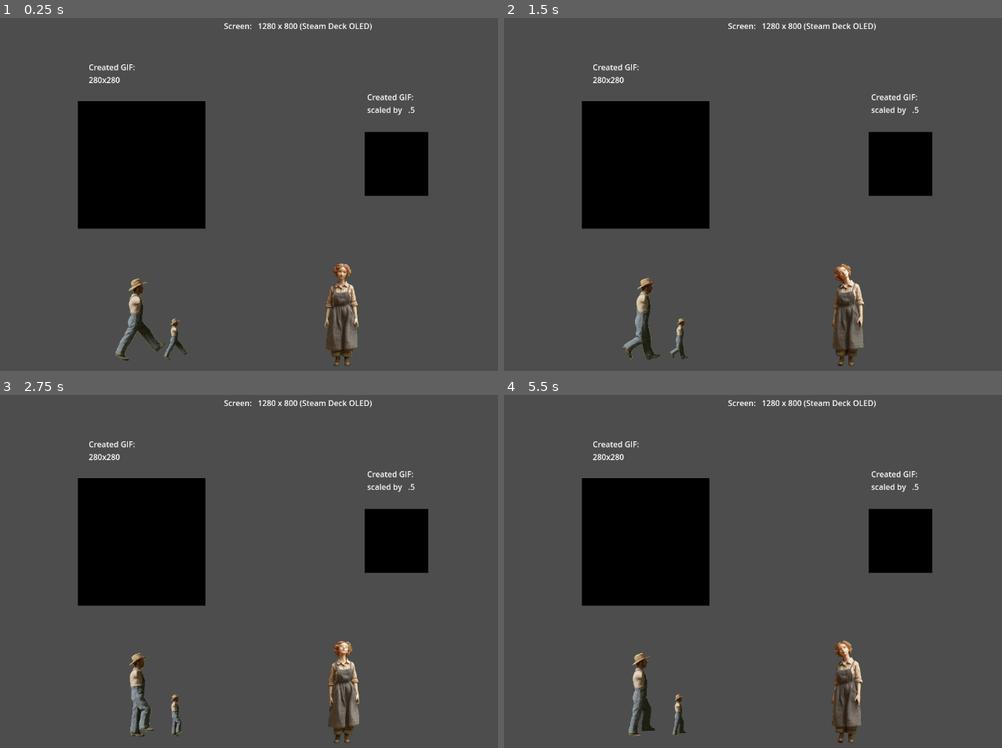
Above: before the commit, frames 1-4 (two rows, left to right).
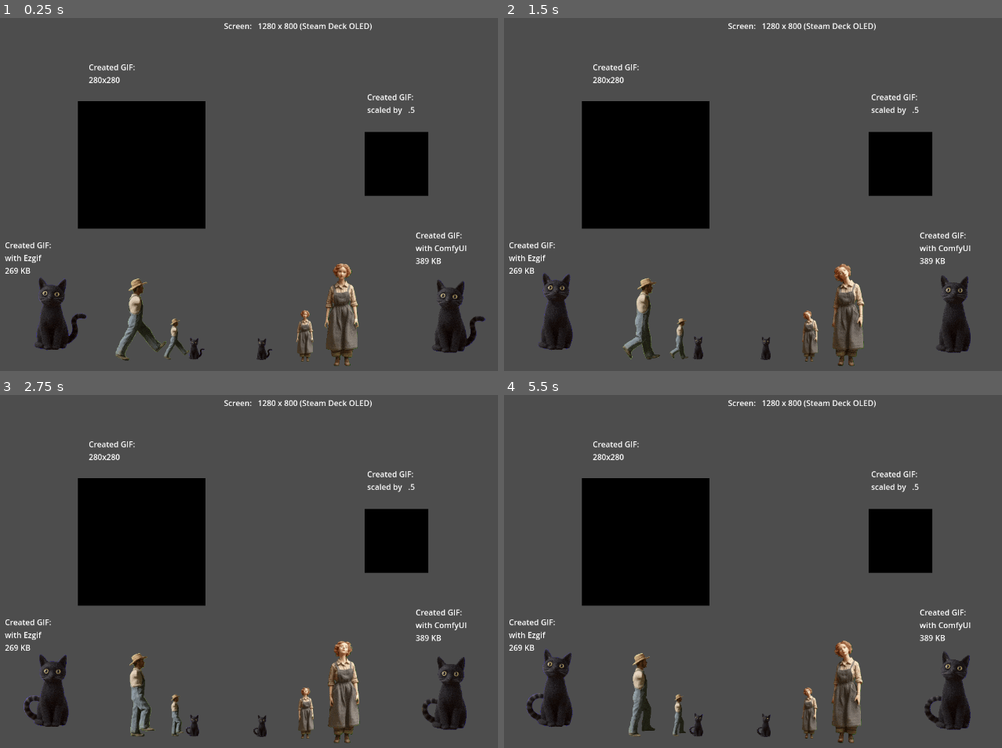
Above: after the commit, the same moments.

Repository: LouisZCode/AIAnimationTests
Game: Godot game, scene res://scenes/main.tscn
Two runs of this game, one before a commit and one after it. Both use one fixed random seed, a clock stepped at 60 frames per second and the inputs below.
Inputs:
- Up to frame 1 (0.25 s): no input
- Up to frame 2 (1.5 s): no input
- Up to frame 3 (2.75 s): no input
- Up to frame 4 (5.5 s): no input

The runs differ from the first frame. In frame 1, 3.0% of the frame differs, in the area x 0-98%, y 60-98%; in frame 2, 2.8%; in frame 3, 3.0%; in frame 4, 3.1%, in the area x 0-94%, y 60-98%.

Commit message:
feature: add of Wife and Cat test animations

Diff:
--- a/scenes/main.tscn
+++ b/scenes/main.tscn
@@ -1,8 +1,10 @@
-[gd_scene load_steps=191 format=3 uid="uid://dhufei5vhjdo"]
+[gd_scene load_steps=299 format=3 uid="uid://dhufei5vhjdo"]
 
 [ext_resource type="Texture2D" uid="uid://b01idc6dgowew" path="res://assets/spritesheet_horizontal.png" id="1_o5qli"]
 [ext_resource type="Texture2D" uid="uid://pynby32ogwk" path="res://assets/Farmer_Walking_256x256.png" id="2_0wfyh"]
 [ext_resource type="Texture2D" uid="uid://cixpwof8r6d2s" path="res://assets/wife_idle_spritesheets.png" id="3_sugp2"]
+[ext_resource type="Texture2D" uid="uid://dw5c3trry33id" path="res://assets/cat_sprite_Ezgif.png" id="4_jyhfs"]
+[ext_resource type="Texture2D" uid="uid://boxil1uadrvee" path="res://assets/cat_sprite_COMFY.png" id="5_tbgi4"]
 
 [sub_resource type="AtlasTexture" id="AtlasTexture_0wfyh"]
 atlas = ExtResource("1_o5qli")
@@ -1310,6 +1312,750 @@
 }, {
 "duration": 1.0,
 "texture": SubResource("AtlasTexture_og54j")
+}],
+"loop": true,
+"name": &"default",
+"speed": 12.0
+}]
+
+[sub_resource type="AtlasTexture" id="AtlasTexture_404go"]
+atlas = ExtResource("4_jyhfs")
+region = Rect2(0, 0, 256, 254)
+
+[sub_resource type="AtlasTexture" id="AtlasTexture_54fa5"]
+atlas = ExtResource("4_jyhfs")
+region = Rect2(256, 0, 256, 254)
+
+[sub_resource type="AtlasTexture" id="AtlasTexture_m2f0f"]
+atlas = ExtResource("4_jyhfs")
+region = Rect2(512, 0, 256, 254)
+
+[sub_resource type="AtlasTexture" id="AtlasTexture_41mld"]
+atlas = ExtResource("4_jyhfs")
+region = Rect2(768, 0, 256, 254)
+
+[sub_resource type="AtlasTexture" id="AtlasTexture_j842w"]
+atlas = ExtResource("4_jyhfs")
+region = Rect2(1024, 0, 256, 254)
+
+[sub_resource type="AtlasTexture" id="AtlasTexture_m5a64"]
+atlas = ExtResource("4_jyhfs")
+region = Rect2(0, 254, 256, 254)
+
+[sub_resource type="AtlasTexture" id="AtlasTexture_avkep"]
+atlas = ExtResource("4_jyhfs")
+region = Rect2(256, 254, 256, 254)
+
+[sub_resource type="AtlasTexture" id="AtlasTexture_sxhm0"]
+atlas = ExtResource("4_jyhfs")
+region = Rect2(512, 254, 256, 254)
+
+[sub_resource type="AtlasTexture" id="AtlasTexture_cx1dt"]
+atlas = ExtResource("4_jyhfs")
+region = Rect2(768, 254, 256, 254)
+
+[sub_resource type="AtlasTexture" id="AtlasTexture_y5dkp"]
+atlas = ExtResource("4_jyhfs")
+region = Rect2(1024, 254, 256, 254)
+
+[sub_resource type="AtlasTexture" id="AtlasTexture_skhuf"]
+atlas = ExtResource("4_jyhfs")
+region = Rect2(0, 508, 256, 254)
+
+[sub_resource type="AtlasTexture" id="AtlasTexture_gq2if"]
+atlas = ExtResource("4_jyhfs")
+region = Rect2(256, 508, 256, 254)
+
+[sub_resource type="AtlasTexture" id="AtlasTexture_lwxg6"]
+atlas = ExtResource("4_jyhfs")
+region = Rect2(512, 508, 256, 254)
+
+[sub_resource type="AtlasTexture" id="AtlasTexture_2b86i"]
+atlas = ExtResource("4_jyhfs")
+region = Rect2(768, 508, 256, 254)
+
+[sub_resource type="AtlasTexture" id="AtlasTexture_hkub5"]
+atlas = ExtResource("4_jyhfs")
+region = Rect2(1024, 508, 256, 254)
+
+[sub_resource type="AtlasTexture" id="AtlasTexture_b6g1r"]
+atlas = ExtResource("4_jyhfs")
+region = Rect2(0, 762, 256, 254)
+
+[sub_resource type="AtlasTexture" id="AtlasTexture_hyoe7"]
+atlas = ExtResource("4_jyhfs")
+region = Rect2(256, 762, 256, 254)
+
+[sub_resource type="AtlasTexture" id="AtlasTexture_b7yds"]
+atlas = ExtResource("4_jyhfs")
+region = Rect2(512, 762, 256, 254)
+
+[sub_resource type="AtlasTexture" id="AtlasTexture_mnra2"]
+atlas = ExtResource("4_jyhfs")
+region = Rect2(768, 762, 256, 254)
+
+[sub_resource type="AtlasTexture" id="AtlasTexture_jjh0s"]
+atlas = ExtResource("4_jyhfs")
+region = Rect2(1024, 762, 256, 254)
+
+[sub_resource type="AtlasTexture" id="AtlasTexture_34ffc"]
+atlas = ExtResource("4_jyhfs")
+region = Rect2(0, 1016, 256, 254)
+
+[sub_resource type="AtlasTexture" id="AtlasTexture_5eoch"]
+atlas = ExtResource("4_jyhfs")
+region = Rect2(256, 1016, 256, 254)
+
+[sub_resource type="AtlasTexture" id="AtlasTexture_dl2iq"]
+atlas = ExtResource("4_jyhfs")
+region = Rect2(512, 1016, 256, 254)
+
+[sub_resource type="AtlasTexture" id="AtlasTexture_1nfnm"]
+atlas = ExtResource("4_jyhfs")
+region = Rect2(768, 1016, 256, 254)
+
+[sub_resource type="AtlasTexture" id="AtlasTexture_mm77e"]
+atlas = ExtResource("4_jyhfs")
+region = Rect2(1024, 1016, 256, 254)
+
+[sub_resource type="AtlasTexture" id="AtlasTexture_2yqmv"]
+atlas = ExtResource("4_jyhfs")
+region = Rect2(0, 1270, 256, 254)
+
+[sub_resource type="AtlasTexture" id="AtlasTexture_7x15c"]
+atlas = ExtResource("4_jyhfs")
+region = Rect2(256, 1270, 256, 254)
+
+[sub_resource type="AtlasTexture" id="AtlasTexture_888ul"]
+atlas = ExtResource("4_jyhfs")
+region = Rect2(512, 1270, 256, 254)
+
+[sub_resource type="AtlasTexture" id="AtlasTexture_46lrq"]
+atlas = ExtResource("4_jyhfs")
+region = Rect2(768, 1270, 256, 254)
+
+[sub_resource type="AtlasTexture" id="AtlasTexture_v41q3"]
+atlas = ExtResource("4_jyhfs")
+region = Rect2(1024, 1270, 256, 254)
+
+[sub_resource type="AtlasTexture" id="AtlasTexture_tfpxa"]
+atlas = ExtResource("4_jyhfs")
+region = Rect2(0, 1524, 256, 254)
+
+[sub_resource type="AtlasTexture" id="AtlasTexture_svame"]
+atlas = ExtResource("4_jyhfs")
+region = Rect2(256, 1524, 256, 254)
+
+[sub_resource type="AtlasTexture" id="AtlasTexture_wfuae"]
+atlas = ExtResource("4_jyhfs")
+region = Rect2(512, 1524, 256, 254)
+
+[sub_resource type="AtlasTexture" id="AtlasTexture_0bdy2"]
+atlas = ExtResource("4_jyhfs")
+region = Rect2(768, 1524, 256, 254)
+
+[sub_resource type="AtlasTexture" id="AtlasTexture_jppe7"]
+atlas = ExtResource("4_jyhfs")
+region = Rect2(1024, 1524, 256, 254)
+
+[sub_resource type="AtlasTexture" id="AtlasTexture_3lxtv"]
+atlas = ExtResource("4_jyhfs")
+region = Rect2(0, 1778, 256, 254)
+
+[sub_resource type="AtlasTexture" id="AtlasTexture_blcq7"]
+atlas = ExtResource("4_jyhfs")
+region = Rect2(256, 1778, 256, 254)
+
+[sub_resource type="AtlasTexture" id="AtlasTexture_mpoam"]
+atlas = ExtResource("4_jyhfs")
+region = Rect2(512, 1778, 256, 254)
+
+[sub_resource type="AtlasTexture" id="AtlasTexture_uhwqu"]
+atlas = ExtResource("4_jyhfs")
+region = Rect2(768, 1778, 256, 254)
+
+[sub_resource type="AtlasTexture" id="AtlasTexture_fqh02"]
+atlas = ExtResource("4_jyhfs")
+region = Rect2(1024, 1778, 256, 254)
+
+[sub_resource type="AtlasTexture" id="AtlasTexture_3myto"]
+atlas = ExtResource("4_jyhfs")
+region = Rect2(0, 2032, 256, 254)
+
+[sub_resource type="AtlasTexture" id="AtlasTexture_210f5"]
+atlas = ExtResource("4_jyhfs")
+region = Rect2(256, 2032, 256, 254)
+
+[sub_resource type="AtlasTexture" id="AtlasTexture_dysyi"]
+atlas = ExtResource("4_jyhfs")
+region = Rect2(512, 2032, 256, 254)
+
+[sub_resource type="AtlasTexture" id="AtlasTexture_8eaj3"]
+atlas = ExtResource("4_jyhfs")
+region = Rect2(768, 2032, 256, 254)
+
+[sub_resource type="AtlasTexture" id="AtlasTexture_lxrvm"]
+atlas = ExtResource("4_jyhfs")
+region = Rect2(1024, 2032, 256, 254)
+
+[sub_resource type="AtlasTexture" id="AtlasTexture_isevc"]
+atlas = ExtResource("4_jyhfs")
+region = Rect2(0, 2286, 256, 254)
+
+[sub_resource type="AtlasTexture" id="AtlasTexture_br3j2"]
+atlas = ExtResource("4_jyhfs")
+region = Rect2(256, 2286, 256, 254)
+
+[sub_resource type="AtlasTexture" id="AtlasTexture_8am62"]
+atlas = ExtResource("4_jyhfs")
+region = Rect2(512, 2286, 256, 254)
+
+[sub_resource type="AtlasTexture" id="AtlasTexture_f6wdi"]
+atlas = ExtResource("4_jyhfs")
+region = Rect2(768, 2286, 256, 254)
+
+[sub_resource type="AtlasTexture" id="AtlasTexture_ktd2c"]
+atlas = ExtResource("4_jyhfs")
+region = Rect2(1024, 2286, 256, 254)
+
+[sub_resource type="AtlasTexture" id="AtlasTexture_7ds85"]
+atlas = ExtResource("4_jyhfs")
+region = Rect2(0, 2540, 256, 254)
+
+[sub_resource type="AtlasTexture" id="AtlasTexture_afhs4"]
+atlas = ExtResource("4_jyhfs")
+region = Rect2(256, 2540, 256, 254)
+
+[sub_resource type="SpriteFrames" id="SpriteFrames_sm1xq"]
+animations = [{
+"frames": [{
+"duration": 1.0,
+"texture": SubResource("AtlasTexture_404go")
+}, {
+"duration": 1.0,
+"texture": SubResource("AtlasTexture_54fa5")
+}, {
+"duration": 1.0,
+"texture": SubResource("AtlasTexture_m2f0f")
+}, {
+"duration": 1.0,
+"texture": SubResource("AtlasTexture_41mld")
+}, {
+"duration": 1.0,
+"texture": SubResource("AtlasTexture_j842w")
+}, {
+"duration": 1.0,
+"texture": SubResource("AtlasTexture_m5a64")
+}, {
+"duration": 1.0,
+"texture": SubResource("AtlasTexture_avkep")
+}, {
+"duration": 1.0,
+"texture": SubResource("AtlasTexture_sxhm0")
+}, {
+"duration": 1.0,
+"texture": SubResource("AtlasTexture_cx1dt")
+}, {
+"duration": 1.0,
+"texture": SubResource("AtlasTexture_y5dkp")
+}, {
+"duration": 1.0,
+"texture": SubResource("AtlasTexture_skhuf")
+}, {
+"duration": 1.0,
+"texture": SubResource("AtlasTexture_gq2if")
+}, {
+"duration": 1.0,
+"texture": SubResource("AtlasTexture_lwxg6")
+}, {
+"duration": 1.0,
+"texture": SubResource("AtlasTexture_2b86i")
+}, {
+"duration": 1.0,
+"texture": SubResource("AtlasTexture_hkub5")
+}, {
+"duration": 1.0,
+"texture": SubResource("AtlasTexture_b6g1r")
+}, {
+"duration": 1.0,
+"texture": SubResource("AtlasTexture_hyoe7")
+}, {
+"duration": 1.0,
+"texture": SubResource("AtlasTexture_b7yds")
+}, {
+"duration": 1.0,
+"texture": SubResource("AtlasTexture_mnra2")
+}, {
+"duration": 1.0,
+"texture": SubResource("AtlasTexture_jjh0s")
+}, {
+"duration": 1.0,
+"texture": SubResource("AtlasTexture_34ffc")
+}, {
+"duration": 1.0,
+"texture": SubResource("AtlasTexture_5eoch")
+}, {
+"duration": 1.0,
+"texture": SubResource("AtlasTexture_dl2iq")
+}, {
+"duration": 1.0,
+"texture": SubResource("AtlasTexture_1nfnm")
+}, {
+"duration": 1.0,
+"texture": SubResource("AtlasTexture_mm77e")
+}, {
+"duration": 1.0,
+"texture": SubResource("AtlasTexture_2yqmv")
+}, {
+"duration": 1.0,
+"texture": SubResource("AtlasTexture_7x15c")
+}, {
+"duration": 1.0,
+"texture": SubResource("AtlasTexture_888ul")
+}, {
+"duration": 1.0,
+"texture": SubResource("AtlasTexture_46lrq")
+}, {
+"duration": 1.0,
+"texture": SubResource("AtlasTexture_v41q3")
+}, {
+"duration": 1.0,
+"texture": SubResource("AtlasTexture_tfpxa")
+}, {
+"duration": 1.0,
+"texture": SubResource("AtlasTexture_svame")
+}, {
+"duration": 1.0,
+"texture": SubResource("AtlasTexture_wfuae")
+}, {
+"duration": 1.0,
+"texture": SubResource("AtlasTexture_0bdy2")
+}, {
+"duration": 1.0,
+"texture": SubResource("AtlasTexture_jppe7")
+}, {
+"duration": 1.0,
+"texture": SubResource("AtlasTexture_3lxtv")
+}, {
+"duration": 1.0,
+"texture": SubResource("AtlasTexture_blcq7")
+}, {
+"duration": 1.0,
+"texture": SubResource("AtlasTexture_mpoam")
+}, {
+"duration": 1.0,
+"texture": SubResource("AtlasTexture_uhwqu")
+}, {
+"duration": 1.0,
+"texture": SubResource("AtlasTexture_fqh02")
+}, {
+"duration": 1.0,
+"texture": SubResource("AtlasTexture_3myto")
+}, {
+"duration": 1.0,
+"texture": SubResource("AtlasTexture_210f5")
+}, {
+"duration": 1.0,
+"texture": SubResource("AtlasTexture_dysyi")
+}, {
+"duration": 1.0,
+"texture": SubResource("AtlasTexture_8eaj3")
+}, {
+"duration": 1.0,
+"texture": SubResource("AtlasTexture_lxrvm")
+}, {
+"duration": 1.0,
+"texture": SubResource("AtlasTexture_isevc")
+}, {
+"duration": 1.0,
+"texture": SubResource("AtlasTexture_br3j2")
+}, {
+"duration": 1.0,
+"texture": SubResource("AtlasTexture_8am62")
+}, {
+"duration": 1.0,
+"texture": SubResource("AtlasTexture_f6wdi")
+}, {
+"duration": 1.0,
+"texture": SubResource("AtlasTexture_ktd2c")
+}, {
+"duration": 1.0,
+"texture": SubResource("AtlasTexture_7ds85")
+}, {
+"duration": 1.0,
+"texture": SubResource("AtlasTexture_afhs4")
+}],
+"loop": true,
+"name": &"default",
+"speed": 12.0
+}]
+
+[sub_resource type="AtlasTexture" id="AtlasTexture_sm1xq"]
+atlas = ExtResource("5_tbgi4")
+region = Rect2(0, 0, 256, 256)
+
+[sub_resource type="AtlasTexture" id="AtlasTexture_07rpa"]
+atlas = ExtResource("5_tbgi4")
+region = Rect2(256, 0, 256, 256)
+
+[sub_resource type="AtlasTexture" id="AtlasTexture_any81"]
+atlas = ExtResource("5_tbgi4")
+region = Rect2(512, 0, 256, 256)
+
+[sub_resource type="AtlasTexture" id="AtlasTexture_lrmhe"]
+atlas = ExtResource("5_tbgi4")
+region = Rect2(768, 0, 256, 256)
+
+[sub_resource type="AtlasTexture" id="AtlasTexture_560xf"]
+atlas = ExtResource("5_tbgi4")
+region = Rect2(1024, 0, 256, 256)
+
+[sub_resource type="AtlasTexture" id="AtlasTexture_55ysd"]
+atlas = ExtResource("5_tbgi4")
+region = Rect2(0, 256, 256, 256)
+
+[sub_resource type="AtlasTexture" id="AtlasTexture_iu153"]
+atlas = ExtResource("5_tbgi4")
+region = Rect2(256, 256, 256, 256)
+
+[sub_resource type="AtlasTexture" id="AtlasTexture_ha2sn"]
+atlas = ExtResource("5_tbgi4")
+region = Rect2(512, 256, 256, 256)
+
+[sub_resource type="AtlasTexture" id="AtlasTexture_lqu4k"]
+atlas = ExtResource("5_tbgi4")
+region = Rect2(768, 256, 256, 256)
+
+[sub_resource type="AtlasTexture" id="AtlasTexture_3etyj"]
+atlas = ExtResource("5_tbgi4")
+region = Rect2(1024, 256, 256, 256)
+
+[sub_resource type="AtlasTexture" id="AtlasTexture_tx27h"]
+atlas = ExtResource("5_tbgi4")
+region = Rect2(0, 512, 256, 256)
+
+[sub_resource type="AtlasTexture" id="AtlasTexture_5wtio"]
+atlas = ExtResource("5_tbgi4")
+region = Rect2(256, 512, 256, 256)
+
+[sub_resource type="AtlasTexture" id="AtlasTexture_da4gd"]
+atlas = ExtResource("5_tbgi4")
+region = Rect2(512, 512, 256, 256)
+
+[sub_resource type="AtlasTexture" id="AtlasTexture_161pj"]
+atlas = ExtResource("5_tbgi4")
+region = Rect2(768, 512, 256, 256)
+
+[sub_resource type="AtlasTexture" id="AtlasTexture_qb0w6"]
+atlas = ExtResource("5_tbgi4")
+region = Rect2(1024, 512, 256, 256)
+
+[sub_resource type="AtlasTexture" id="AtlasTexture_8jvms"]
+atlas = ExtResource("5_tbgi4")
+region = Rect2(0, 768, 256, 256)
+
+[sub_resource type="AtlasTexture" id="AtlasTexture_0n0fd"]
+atlas = ExtResource("5_tbgi4")
+region = Rect2(256, 768, 256, 256)
+
+[sub_resource type="AtlasTexture" id="AtlasTexture_dqs37"]
+atlas = ExtResource("5_tbgi4")
+region = Rect2(512, 768, 256, 256)
+
+[sub_resource type="AtlasTexture" id="AtlasTexture_ufjt2"]
+atlas = ExtResource("5_tbgi4")
+region = Rect2(768, 768, 256, 256)
+
+[sub_resource type="AtlasTexture" id="AtlasTexture_bljxb"]
+atlas = ExtResource("5_tbgi4")
+region = Rect2(1024, 768, 256, 256)
+
+[sub_resource type="AtlasTexture" id="AtlasTexture_3lvpp"]
+atlas = ExtResource("5_tbgi4")
+region = Rect2(0, 1024, 256, 256)
+
+[sub_resource type="AtlasTexture" id="AtlasTexture_x1tj8"]
+atlas = ExtResource("5_tbgi4")
+region = Rect2(256, 1024, 256, 256)
+
+[sub_resource type="AtlasTexture" id="AtlasTexture_6k82l"]
+atlas = ExtResource("5_tbgi4")
+region = Rect2(512, 1024, 256, 256)
+
+[sub_resource type="AtlasTexture" id="AtlasTexture_s00ya"]
+atlas = ExtResource("5_tbgi4")
+region = Rect2(768, 1024, 256, 256)
+
+[sub_resource type="AtlasTexture" id="AtlasTexture_4edil"]
+atlas = ExtResource("5_tbgi4")
+region = Rect2(1024, 1024, 256, 256)
+
+[sub_resource type="AtlasTexture" id="AtlasTexture_ye8wj"]
+atlas = ExtResource("5_tbgi4")
+region = Rect2(0, 1280, 256, 256)
+
+[sub_resource type="AtlasTexture" id="AtlasTexture_nif2r"]
+atlas = ExtResource("5_tbgi4")
+region = Rect2(256, 1280, 256, 256)
+
+[sub_resource type="AtlasTexture" id="AtlasTexture_r841w"]
+atlas = ExtResource("5_tbgi4")
+region = Rect2(512, 1280, 256, 256)
+
+[sub_resource type="AtlasTexture" id="AtlasTexture_ltqj1"]
+atlas = ExtResource("5_tbgi4")
+region = Rect2(768, 1280, 256, 256)
+
+[sub_resource type="AtlasTexture" id="AtlasTexture_hmkid"]
+atlas = ExtResource("5_tbgi4")
+region = Rect2(1024, 1280, 256, 256)
+
+[sub_resource type="AtlasTexture" id="AtlasTexture_g0f8r"]
+atlas = ExtResource("5_tbgi4")
+region = Rect2(0, 1536, 256, 256)
+
+[sub_resource type="AtlasTexture" id="AtlasTexture_t0576"]
+atlas = ExtResource("5_tbgi4")
+region = Rect2(256, 1536, 256, 256)
+
+[sub_resource type="AtlasTexture" id="AtlasTexture_x4qew"]
+atlas = ExtResource("5_tbgi4")
+region = Rect2(512, 1536, 256, 256)
+
+[sub_resource type="AtlasTexture" id="AtlasTexture_w84py"]
+atlas = ExtResource("5_tbgi4")
+region = Rect2(768, 1536, 256, 256)
+
+[sub_resource type="AtlasTexture" id="AtlasTexture_elvmg"]
+atlas = ExtResource("5_tbgi4")
+region = Rect2(1024, 1536, 256, 256)
+
+[sub_resource type="AtlasTexture" id="AtlasTexture_v8ptf"]
+atlas = ExtResource("5_tbgi4")
+region = Rect2(0, 1792, 256, 256)
+
+[sub_resource type="AtlasTexture" id="AtlasTexture_anp4f"]
+atlas = ExtResource("5_tbgi4")
+region = Rect2(256, 1792, 256, 256)
+
+[sub_resource type="AtlasTexture" id="AtlasTexture_cwv0j"]
+atlas = ExtResource("5_tbgi4")
+region = Rect2(512, 1792, 256, 256)
+
+[sub_resource type="AtlasTexture" id="AtlasTexture_5ygg2"]
+atlas = ExtResource("5_tbgi4")
+region = Rect2(768, 1792, 256, 256)
+
+[sub_resource type="AtlasTexture" id="AtlasTexture_gf1sy"]
+atlas = ExtResource("5_tbgi4")
+region = Rect2(1024, 1792, 256, 256)
+
+[sub_resource type="AtlasTexture" id="AtlasTexture_kt7y1"]
+atlas = ExtResource("5_tbgi4")
+region = Rect2(0, 2048, 256, 256)
+
+[sub_resource type="AtlasTexture" id="AtlasTexture_t4fsa"]
+atlas = ExtResource("5_tbgi4")
+region = Rect2(256, 2048, 256, 256)
+
+[sub_resource type="AtlasTexture" id="AtlasTexture_8tuyj"]
+atlas = ExtResource("5_tbgi4")
+region = Rect2(512, 2048, 256, 256)
+
+[sub_resource type="AtlasTexture" id="AtlasTexture_vmyse"]
+atlas = ExtResource("5_tbgi4")
+region = Rect2(768, 2048, 256, 256)
+
+[sub_resource type="AtlasTexture" id="AtlasTexture_kud0q"]
+atlas = ExtResource("5_tbgi4")
+region = Rect2(1024, 2048, 256, 256)
+
+[sub_resource type="AtlasTexture" id="AtlasTexture_woca1"]
+atlas = ExtResource("5_tbgi4")
+region = Rect2(0, 2304, 256, 256)
+
+[sub_resource type="AtlasTexture" id="AtlasTexture_6wq8k"]
+atlas = ExtResource("5_tbgi4")
+region = Rect2(256, 2304, 256, 256)
+
+[sub_resource type="AtlasTexture" id="AtlasTexture_wf0rj"]
+atlas = ExtResource("5_tbgi4")
+region = Rect2(512, 2304, 256, 256)
+
+[sub_resource type="AtlasTexture" id="AtlasTexture_uftok"]
+atlas = ExtResource("5_tbgi4")
+region = Rect2(768, 2304, 256, 256)
+
+[sub_resource type="AtlasTexture" id="AtlasTexture_x6wca"]
+atlas = ExtResource("5_tbgi4")
+region = Rect2(1024, 2304, 256, 256)
+
+[sub_resource type="AtlasTexture" id="AtlasTexture_2q8ol"]
+atlas = ExtResource("5_tbgi4")
+region = Rect2(0, 2560, 256, 256)
+
+[sub_resource type="AtlasTexture" id="AtlasTexture_xawj3"]
+atlas = ExtResource("5_tbgi4")
+region = Rect2(256, 2560, 256, 256)
+
+[sub_resource type="SpriteFrames" id="SpriteFrames_xxs1f"]
+animations = [{
+"frames": [{
+"duration": 1.0,
+"texture": SubResource("AtlasTexture_sm1xq")
+}, {
+"duration": 1.0,
+"texture": SubResource("AtlasTexture_07rpa")
+}, {
+"duration": 1.0,
+"texture": SubResource("AtlasTexture_any81")
+}, {
+"duration": 1.0,
+"texture": SubResource("AtlasTexture_lrmhe")
+}, {
+"duration": 1.0,
+"texture": SubResource("AtlasTexture_560xf")
+}, {
+"duration": 1.0,
+"texture": SubResource("AtlasTexture_55ysd")
+}, {
+"duration": 1.0,
+"texture": SubResource("AtlasTexture_iu153")
+}, {
+"duration": 1.0,
+"texture": SubResource("AtlasTexture_ha2sn")
+}, {
+"duration": 1.0,
+"texture": SubResource("AtlasTexture_lqu4k")
+}, {
+"duration": 1.0,
+"texture": SubResource("AtlasTexture_3etyj")
+}, {
+"duration": 1.0,
+"texture": SubResource("AtlasTexture_tx27h")
+}, {
+"duration": 1.0,
+"texture": SubResource("AtlasTexture_5wtio")
+}, {
+"duration": 1.0,
+"texture": SubResource("AtlasTexture_da4gd")
+}, {
+"duration": 1.0,
+"texture": SubResource("AtlasTexture_161pj")
+}, {
+"duration": 1.0,
+"texture": SubResource("AtlasTexture_qb0w6")
+}, {
+"duration": 1.0,
+"texture": SubResource("AtlasTexture_8jvms")
+}, {
+"duration": 1.0,
+"texture": SubResource("AtlasTexture_0n0fd")
+}, {
+"duration": 1.0,
+"texture": SubResource("AtlasTexture_dqs37")
+}, {
+"duration": 1.0,
+"texture": SubResource("AtlasTexture_ufjt2")
+}, {
+"duration": 1.0,
+"texture": SubResource("AtlasTexture_bljxb")
+}, {
+"duration": 1.0,
+"texture": SubResource("AtlasTexture_3lvpp")
+}, {
+"duration": 1.0,
+"texture": SubResource("AtlasTexture_x1tj8")
+}, {
+"duration": 1.0,
+"texture": SubResource("AtlasTexture_6k82l")
+}, {
+"duration": 1.0,
+"texture": SubResource("AtlasTexture_s00ya")
+}, {
+"duration": 1.0,
+"texture": SubResource("AtlasTexture_4edil")
+}, {
+"duration": 1.0,
+"texture": SubResource("AtlasTexture_ye8wj")
+}, {
+"duration": 1.0,
+"texture": SubResource("AtlasTexture_nif2r")
+}, {
+"duration": 1.0,
+"texture": SubResource("AtlasTexture_r841w")
+}, {
+"duration": 1.0,
+"texture": SubResource("AtlasTexture_ltqj1")
+}, {
+"duration": 1.0,
+"texture": SubResource("AtlasTexture_hmkid")
+}, {
+"duration": 1.0,
+"texture": SubResource("AtlasTexture_g0f8r")
+}, {
+"duration": 1.0,
+"texture": SubResource("AtlasTexture_t0576")
+}, {
+"duration": 1.0,
+"texture": SubResource("AtlasTexture_x4qew")
+}, {
+"duration": 1.0,
+"texture": SubResource("AtlasTexture_w84py")
+}, {
+"duration": 1.0,
+"texture": SubResource("AtlasTexture_elvmg")
+}, {
+"duration": 1.0,
+"texture": SubResource("AtlasTexture_v8ptf")
+}, {
+"duration": 1.0,
+"texture": SubResource("AtlasTexture_anp4f")
+}, {
+"duration": 1.0,
+"texture": SubResource("AtlasTexture_cwv0j")
+}, {
+"duration": 1.0,
+"texture": SubResource("AtlasTexture_5ygg2")
+}, {
+"duration": 1.0,
+"texture": SubResource("AtlasTexture_gf1sy")
+}, {
+"duration": 1.0,
+"texture": SubResource("AtlasTexture_kt7y1")
+}, {
+"duration": 1.0,
+"texture": SubResource("AtlasTexture_t4fsa")
+}, {
+"duration": 1.0,
+"texture": SubResource("AtlasTexture_8tuyj")
+}, {
+"duration": 1.0,
+"texture": SubResource("AtlasTexture_vmyse")
+}, {
+"duration": 1.0,
+"texture": SubResource("AtlasTexture_kud0q")
+}, {
+"duration": 1.0,
+"texture": SubResource("AtlasTexture_woca1")
+}, {
+"duration": 1.0,
+"texture": SubResource("AtlasTexture_6wq8k")
+}, {
+"duration": 1.0,
+"texture": SubResource("AtlasTexture_wf0rj")
+}, {
+"duration": 1.0,
+"texture": SubResource("AtlasTexture_uftok")
+}, {
+"duration": 1.0,
+"texture": SubResource("AtlasTexture_x6wca")
+}, {
+"duration": 1.0,
+"texture": SubResource("AtlasTexture_2q8ol")
+}, {
+"duration": 1.0,
+"texture": SubResource("AtlasTexture_xawj3")
 }],
 "loop": true,
 "name": &"default",
@@ -1382,4 +2128,69 @@
 position = Vector2(775, 648)
 sprite_frames = SubResource("SpriteFrames_404go")
 autoplay = "default"
-frame_progress = 0.67740494
+frame_progress = 0.027496656
+
+[node name="Wife Halved" type="CharacterBody2D" parent="."]
+position = Vector2(141, 3)
+
+[node name="AnimatedSprite2D" type="AnimatedSprite2D" parent="Wife Halved"]
+position = Vector2(560, 690)
+scale = Vector2(0.5, 0.5)
+sprite_frames = SubResource("SpriteFrames_404go")
+autoplay = "default"
+frame_progress = 0.45353094
+
+[node name="cat_ezgif" type="Label" parent="."]
+offset_left = 90.0
+offset_top = 498.0
+offset_right = 276.0
+offset_bottom = 573.0
+text = "Created GIF:
+with Ezgif
+269 KB "
+
+[node name="Cat_ezgif_256" type="CharacterBody2D" parent="."]
+position = Vector2(-114, -3)
+
+[node name="AnimatedSprite2D" type="AnimatedSprite2D" parent="Cat_ezgif_256"]
+position = Vector2(300, 631)
+sprite_frames = SubResource("SpriteFrames_sm1xq")
+autoplay = "default"
+frame_progress = 0.7585121
+
+[node name="Cat_ezgif_third" type="CharacterBody2D" parent="."]
+position = Vector2(308, 5)
+
+[node name="AnimatedSprite2D" type="AnimatedSprite2D" parent="Cat_ezgif_third"]
+position = Vector2(168, 709)
+scale = Vector2(0.3, 0.3)
+sprite_frames = SubResource("SpriteFrames_sm1xq")
+autoplay = "default"
+frame_progress = 0.16632786
+
+[node name="cat_ezgif2" type="Label" parent="."]
+offset_left = 928.0
+offset_top = 478.0
+offset_right = 1114.0
+offset_bottom = 553.0
+text = "Created GIF:
+with ComfyUI
+389 KB "
+
+[node name="cat_comfy_256" type="CharacterBody2D" parent="."]
+
+[node name="AnimatedSprite2D" type="AnimatedSprite2D" parent="cat_comfy_256"]
+position = Vector2(998, 633)
+sprite_frames = SubResource("SpriteFrames_xxs1f")
+autoplay = "default"
+frame_progress = 0.7187836
+
+[node name="cat_comfy_third" type="CharacterBody2D" parent="."]
+position = Vector2(-397, 21)
+
+[node name="AnimatedSprite2D" type="AnimatedSprite2D" parent="cat_comfy_third"]
+position = Vector2(1011.00006, 694)
+scale = Vector2(0.3, 0.3)
+sprite_frames = SubResource("SpriteFrames_xxs1f")
+autoplay = "default"
+frame_progress = 0.16356865
Binary file added: assets/cat_sprite_COMFY.png
Not shown, added: assets/cat_sprite_COMFY.png.import
Binary file added: assets/cat_sprite_Ezgif.png
Not shown, added: assets/cat_sprite_Ezgif.png.import
